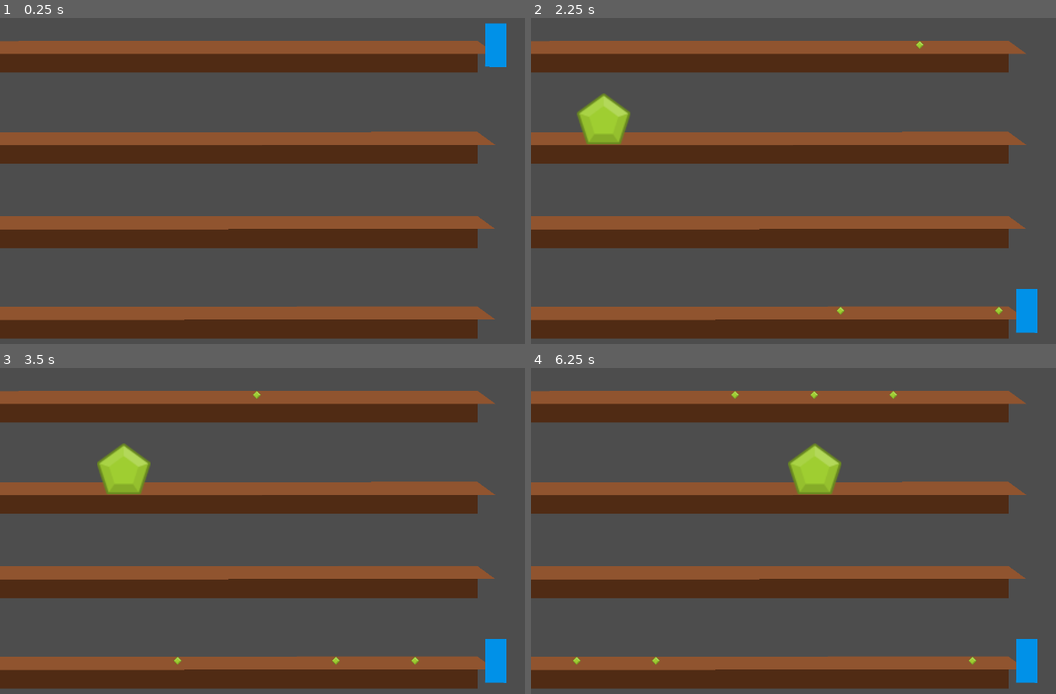
Above: before the commit, frames 1-4 (two rows, left to right).
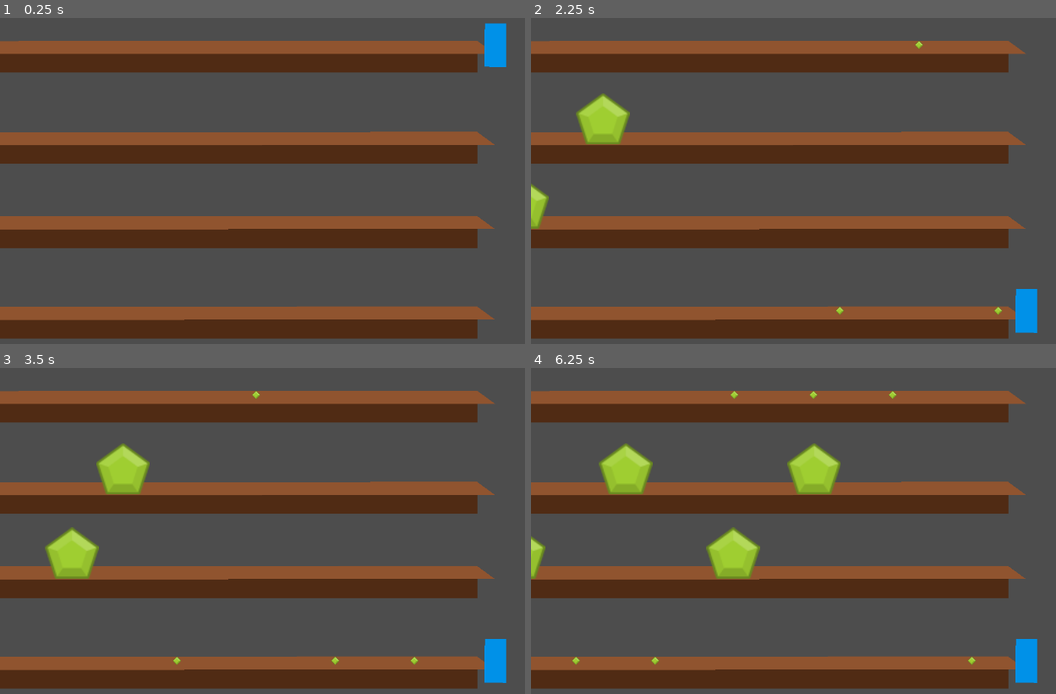
Above: after the commit, the same moments.

Repository: mlan225/Flapper
Game: Godot game, scene res://scenes/Level1.tscn
The game is run twice, just before and just after one commit, with the same random seed, the same clock (stepped at 60 frames per second) and the same inputs.
Inputs:
- Up to frame 1 (0.25 s): no input
- Up to frame 2 (2.25 s): tap Enter at 0.5 s; hold Up (Up) 0.53-1.28 s; tap A (AEgg) at 0.6, 1.35, 2.1 s; hold Down (Down) 1.28-2.03 s; hold Up (Up) from 2.03 s (still down)
- Up to frame 3 (3.5 s): keep holding Up (Up); tap A (AEgg) at 2.85 s
- Up to frame 4 (6.25 s): release Up (Up) at 3.53 s; hold Down (Down) 3.53-5.78 s; tap A (AEgg) every 0.75 s from 3.6 to 5.85 s; hold Up (Up) from 5.78 s (still down)

The runs differ from the first frame. In frame 1, less than 0.1% of the frame differs, in the area x 70-97%, y 1-93%; in frame 2, 0.4%; in frame 3, 1.3%; in frame 4, 2.7%, in the area x 0-97%, y 7-97%.

Commit message:
Change customer pool to customer spawner
Customer pool did not seem necessary. If i need to save on resources later I can move back to a spawn pool.

Customer spawner currently is set to spawn 1 type of customer

Diff:
--- a/scenes/Customer.gd
+++ b/scenes/Customer.gd
@@ -40,6 +40,7 @@
 #instead of a specific distance
 
 #DEV NOTE: I need to take another look at timer logic to understand how long to the catch and wait is
+#I may be able to remove movementTimer node and use process function instead
 func PushCustomerBack(pushBackSpeed: int):
 	canCatch = false
 	velocity = Vector2(-1,0) * pushBackSpeed
--- a/scenes/Customer.tscn
+++ b/scenes/Customer.tscn
@@ -12,9 +12,11 @@
 [node name="Customer" type="CharacterBody2D"]
 position = Vector2(4, 0)
 scale = Vector2(3.16, 3.16)
+collision_layer = 0
+collision_mask = 0
 script = ExtResource("1_x8eve")
 
-[node name="ElementGreenPolygon" type="Sprite2D" parent="."]
+[node name="CustomerSprite" type="Sprite2D" parent="."]
 position = Vector2(-2, 2)
 texture = ExtResource("1_jkoij")
 
--- a/scenes/CustomerPool.tscn
+++ /dev/null
@@ -1,9 +0,0 @@
-[gd_scene load_steps=3 format=3 uid="uid://bjmemavfcco1d"]
-
-[ext_resource type="PackedScene" uid="uid://csd7nxs22nysq" path="res://scenes/Customer.tscn" id="1_2cb5w"]
-[ext_resource type="Script" path="res://scenes/CustomerPool.gd" id="1_7vy6y"]
-
-[node name="CustomerPool" type="Node2D"]
-script = ExtResource("1_7vy6y")
-
-[node name="Customer0" parent="." instance=ExtResource("1_2cb5w")]
--- a/scenes/CustomerPool.gd
+++ b/scenes/CustomerSpawner.gd
@@ -1,4 +1,6 @@
 extends Node2D
+
+var CustomerScene = preload("res://scenes/Customer.tscn")
 
 @export var CurrentSpawnCount = 0
 ## when customer pool is active, it will spawn enemies
@@ -7,16 +9,14 @@
 @export var CanSpawn = true
 
 var spawnNodes = []
-var customers = []
 
 func _ready() -> void:
 	GetSpawnPoints()
-	GetCustomers()
 	StartPool()
 
 func _process(delta: float) -> void:
 #	if the is off cooldown and can spawn customers
-	if(PoolActive && CanSpawn && customers.size() > 0):
+	if(PoolActive && CanSpawn):
 		SpawnCustomer()
 		PoolCooldown()
 
@@ -44,30 +44,25 @@
 		for node in tableNodes:
 			spawnNodes.append(node.get_node("TableSpawn").global_position)
 
-func GetCustomers() -> void:
-		customers = get_tree().get_root().get_node("Level1").get_node("CustomerPool").get_children()
-
 func GetRandomNumber(minRange: int, maxRange: int) -> int:
 	var rngGenerator = RandomNumberGenerator.new()
 	return rngGenerator.randi_range(minRange, maxRange)
 
 ## Send a randomly selected customer to a randomly selected spawn point
 func SpawnCustomer() -> void:
-	var spawnPosition
-	# get the customer node name so we can use it target the actual node when changing the poisition
-	var customerNodeName
+	if(spawnNodes.size() > 0):
+		var spawnPosition = spawnNodes[GetRandomNumber(0, spawnNodes.size() - 1)]
 
-	if(spawnNodes.size() > 0):
-		spawnPosition = spawnNodes[GetRandomNumber(0, spawnNodes.size() - 1)]
+		CreateCustomerNode(spawnPosition)
 
-	if(customers.size() > 0):
-		var customerIndex = GetRandomNumber(0, customers.size() - 1)
-		customerNodeName = customers[customerIndex].name
-		customers.pop_at(customerIndex)
-
-	# Target the customer node from the level 1 scene tree
-	var customerNode = get_tree().get_root().get_node("Level1").get_node("CustomerPool").get_node(str(customerNodeName))
-
-	customerNode.global_position = spawnPosition
-	customerNode.SetLayerMask(2)
+#Create customer node, allow for creating different types of customers here (start with color and layer mask)
+func CreateCustomerNode(spawnPosition: Vector2) -> void:
+	var customerNode = CustomerScene.instantiate()
+	customerNode.position = spawnPosition
+	customerNode.get_node("CustomerSprite").texture = load("res://assets/kenney_puzzle-pack/png/element_green_polygon.png")
+	customerNode.set_collision_layer_value(3, true)
+	customerNode.set_collision_mask_value(1, true)
+#	temporary add for now, i'd like to keep a child of the customerPool. But the positions won't
+#	set correctly if not outside of customer spawner node
+	owner.add_child(customerNode)
 	customerNode.StartMovement()
--- /dev/null
+++ b/scenes/CustomerSpawner.tscn
@@ -0,0 +1,6 @@
+[gd_scene load_steps=2 format=3 uid="uid://bjmemavfcco1d"]
+
+[ext_resource type="Script" path="res://scenes/CustomerSpawner.gd" id="1_0nq78"]
+
+[node name="CustomerPool" type="Node2D"]
+script = ExtResource("1_0nq78")
--- a/scenes/Level1.tscn
+++ b/scenes/Level1.tscn
@@ -3,9 +3,10 @@
 [ext_resource type="Script" path="res://scenes/Level1.gd" id="1_8sjfe"]
 [ext_resource type="PackedScene" uid="uid://d00okyc3jec6f" path="res://scenes/Table.tscn" id="1_uhbeo"]
 [ext_resource type="PackedScene" uid="uid://b8ommtlhj8ypr" path="res://scenes/Player.tscn" id="2_x6s51"]
-[ext_resource type="PackedScene" uid="uid://bjmemavfcco1d" path="res://scenes/CustomerPool.tscn" id="4_q2cac"]
+[ext_resource type="PackedScene" uid="uid://bjmemavfcco1d" path="res://scenes/CustomerSpawner.tscn" id="4_q2cac"]
 
 [node name="Level1" type="Node2D" node_paths=PackedStringArray("customerPool")]
+position = Vector2(-1, 0)
 script = ExtResource("1_8sjfe")
 customerPool = NodePath("CustomerPool")
 
